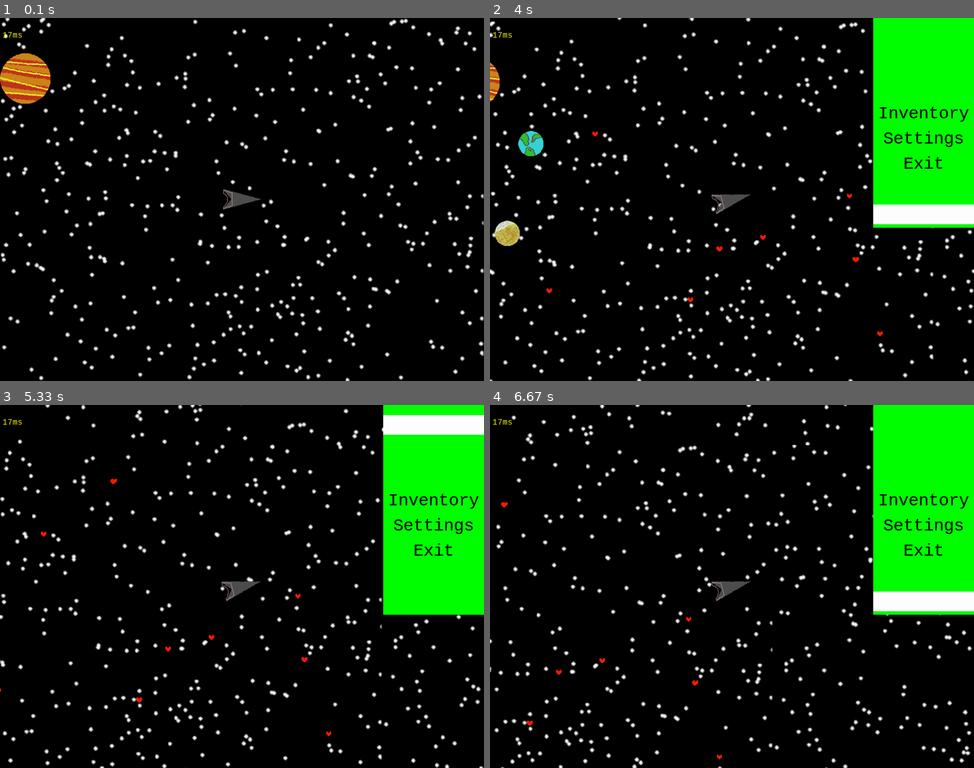
Above: before the commit, frames 1-4 (two rows, left to right).
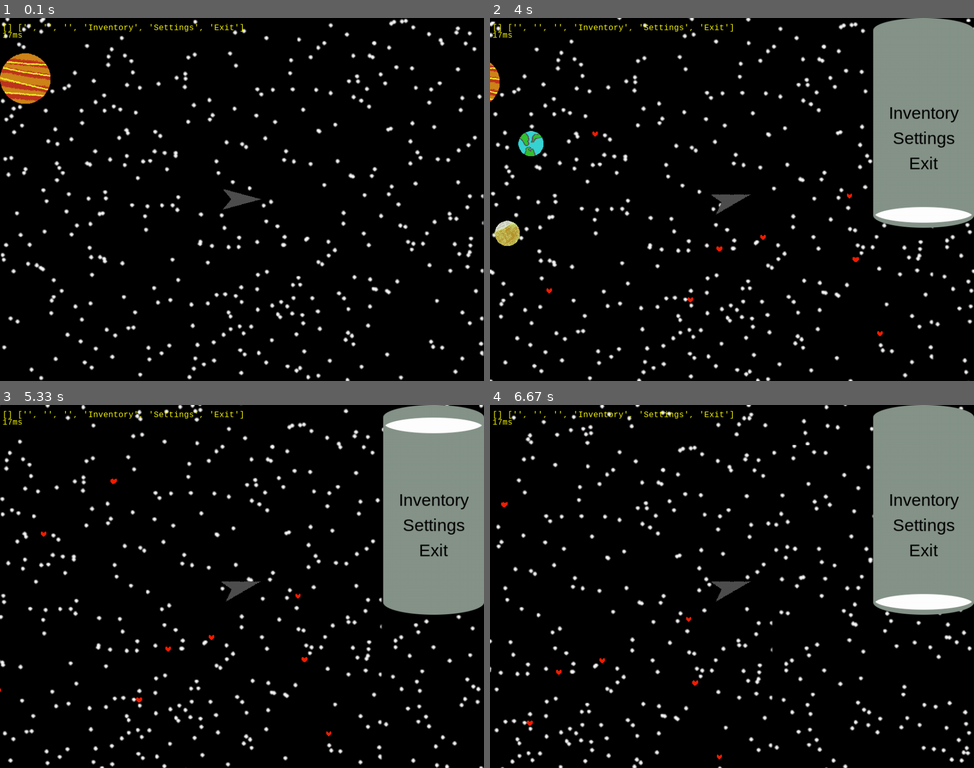
Above: after the commit, the same moments.

Repository: Jacob-OTW/Explorer-in-PyGame
Game: pygame game, started from main.py
Same seed, same stepped clock (60 frames per second), same inputs: the game is played once before the commit and once after it.
Inputs (mouse positions are in pixels of both pictures, inside the frame that each line leads up to):
- Up to frame 1 (0.1 s): no input
- Up to frame 2 (4 s): tap Enter at 0.33 s; click (886, 188) at 0.72 s; tap Space at 1, 3.07, 3.47, 3.87 s; tap A at 1.33 s; click (581, 282) at 1.72 s; click (911, 326) at 2.05 s; hold Up 2.33-2.63 s; click (790, 232) at 2.42 s; hold Down 2.67-2.97 s; click (615, 126) at 2.75 s; hold Up 3-3.37 s; click (707, 293) at 3.08 s; hold Down 3.4-3.77 s; click (732, 243) at 3.48 s; hold Up from 3.8 s (still down); click (857, 257) at 3.88 s; tap E at 3.95 s
- Up to frame 3 (5.33 s): release Up at 4.1 s; hold Down 4.13-4.43 s; tap Space at 4.2, 4.87, 5.27 s; click (164, 466) at 4.22 s; tap Enter at 4.47 s; hold Up 4.8-5.17 s; tap E at 4.95 s; hold Down from 5.2 s (still down)
- Up to frame 4 (6.67 s): release Down at 5.57 s; hold Up 5.6-5.9 s; tap Space at 5.67, 6, 6.33 s; hold Down 5.93-6.23 s; tap E at 6.08 s; hold Up 6.27-6.63 s

The runs differ from the first frame. In frame 1, 0.3% of the frame differs, in the area x 0-51%, y 1-53%; in frame 2, 12%; in frame 3, 12%, in the area x 0-100%, y 0-58%; in frame 4, 12%.

Commit message:
Added images to UI, fixed bug where ui allowed to interact while not landed

Diff:
--- a/main.py
+++ b/main.py
@@ -137,13 +137,13 @@
     planet_group.draw(stage.screen)  # Draw the Player
     player_group.draw(stage.screen)
     MT.draw()  # Draw all Saved positions
-    play.draw_mask_attach()
+    # play.draw_mask_attach()
     if shop_ui.shop:
         shop_ui_group.draw(stage.screen)
     pop_up_group.draw(stage.screen)
 
     # Text
-    text = myfont.render(f"", True, (255, 255, 0))
+    text = myfont.render(f"{shop_ui.directory} {shop_ui.shop_list}", True, (255, 255, 0))
     stage.screen.blit(text, (5, 10))
     text2 = myfont.render(f"{round(frame_time * 1000)}ms", True, (255, 255, 0))
     stage.screen.blit(text2, (5, 25))
--- a/pop_up_obj.py
+++ b/pop_up_obj.py
@@ -11,9 +11,9 @@
 class Pop_Up(pygame.sprite.Sprite):
     def __init__(self, t: str, pos_y=0):
         super().__init__()
-        self.font = pygame.font.SysFont("monospace", 32)
+        self.font = pygame.font.SysFont("bahnschrift", 32)
         self.image = pygame.image.load('Assets/pop_up.png')  # Create Surface
-        self.rect = self.image.get_rect(centerx=stage.SCREEN_WIDTH - 100, top=416 + 50 * pos_y)
+        self.rect = self.image.get_rect(centerx=stage.SCREEN_WIDTH - 100, top=416 + 52 * pos_y)
         self.text = self.font.render(t, True, (255, 255, 255))  # Create assigned text
         self.text_rect = self.text.get_rect(center=(100, 25))  # Text_rect is used to place the text in the center
         self.image.blit(self.text, self.text_rect)  # Draw the text onto the Surface at the center
--- a/shop_UI_obj.py
+++ b/shop_UI_obj.py
@@ -62,14 +62,13 @@
     def __init__(self):
         super().__init__()
         self.max_shop_length = 7  # Max amount of fields (n+1)
-        self.image = pygame.Surface((200, (self.max_shop_length + 1) * 52))  # Create Surface
-        self.image.fill('Green')  # Fill Surface
+        self.image = pygame.image.load('Assets/shop_ui.png').convert_alpha()
         self.rect = self.image.get_rect(right=stage.SCREEN_WIDTH, top=0)  # Align Surface at top-right corner
         self.shop_list = return_main_menu()  # Set the menu to main options
-        self.font = pygame.font.SysFont("monospace", 34)  # setup font for text
+        self.font = pygame.font.SysFont("bahnschrift", 34)  # setup font for text
         self.test_text = self.font.render('test text', True, (255, 255, 255))  # Used for text sizes
-        self.selector = pygame.Surface((200, self.test_text.get_height()))  # This Surface goes to the selected surface to select things in the UI
-        self.selector.fill('White')  # Fill the selector
+        self.selector = pygame.image.load(
+            'Assets/selector.png').convert_alpha()  # This Surface goes to the selected surface to select things in the UI
         self.selector_rect = self.selector.get_rect()  # Create rect for selector to move it.
         self.selected = 0  # Start value for selector
         self.directory = []  # The directory is used to figure out what the user did before the function was called
@@ -78,9 +77,8 @@
         self.page = 0  # Page is used for the inventory and later prob. for selling and buying
 
     def update(self):
-        self.image = pygame.Surface((200, (self.max_shop_length + 1) * 52))  # Employs Surface
-        self.image.fill('Green')  # Fill Surface
-        self.selector_rect.center = (100, self.selected * 50 + self.test_text.get_height())  # Set selector position
+        self.image = pygame.image.load('Assets/shop_ui.png').convert_alpha()
+        self.selector_rect.center = (100, self.selected * 50 + self.test_text.get_height() + 2)  # Set selector position
         self.image.blit(self.selector, self.selector_rect)  # Draw selector to Surface
         for i, item in enumerate(self.shop_list):  # Draw the Text from the shop_list
             text = self.font.render(f'{item}', True, (0, 0, 0))
@@ -88,9 +86,6 @@
             self.image.blit(text, text_rect)
 
     def use(self):  # Used whenever the user presses 'E'
-        if not play.Current_Planet:
-            self.shop = False
-            self.shop_list = return_main_menu()
         if self.shop:
             choice = self.shop_list[self.selected]  # Choice is the item that was just confirmed by the user
             if not self.directory:  # Main Menu
@@ -107,6 +102,10 @@
                     return_inventory()
                 elif choice == 'Exit':
                     self.shop = False
+            elif not play.Current_Planet:
+                self.shop = False
+                self.shop_list = return_main_menu()
+                self.directory = []
             # Extra Menus
             elif self.directory[0] == 'Buy':  # Buy Menu
                 if choice != 'Return':
@@ -146,10 +145,10 @@
                         return_inventory()
                 else:
                     if choice == 'Next Page':
-                        self.page += self.max_shop_length-2
+                        self.page += self.max_shop_length - 2
                         return_inventory()
                     elif choice == 'Last Page':
-                        self.page -= self.max_shop_length-2
+                        self.page -= self.max_shop_length - 2
                         if self.page < 0:
                             self.page = 0
                         return_inventory()
Binary file added: Assets/selector.png
Binary file added: Assets/shop_ui.png
